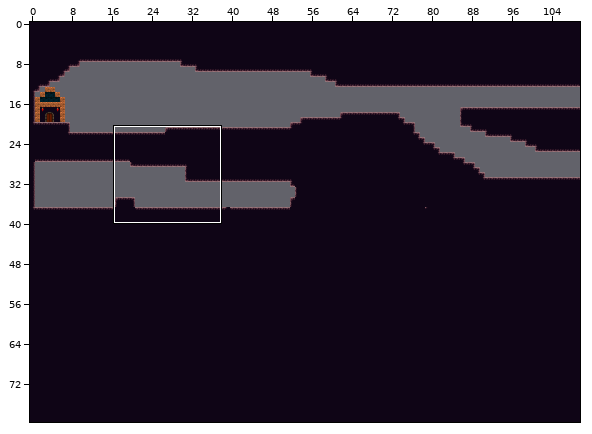
One commit to this Tiled map: MyChildhoodNightmare/resources/firstTileset.tmx. The first picture is a wide view before the edit; the outline marks the close-up.
Close-up. First the earlier version:
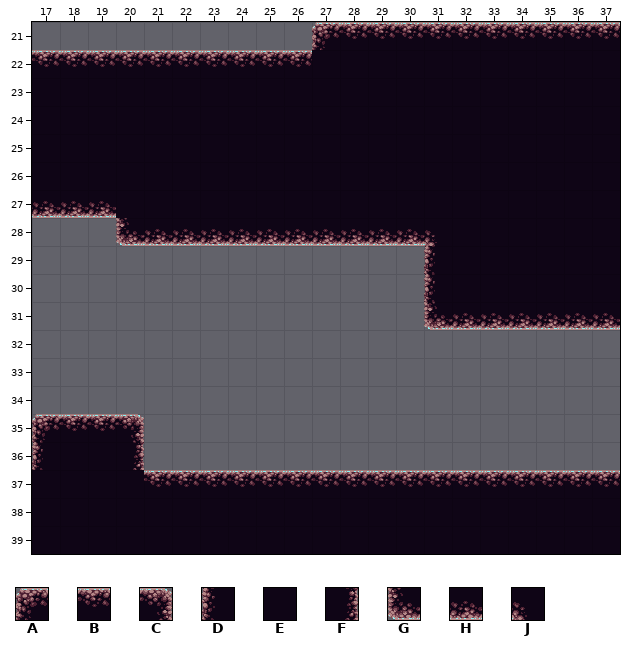
Cells are 32x32 px. Shown: x 17..37, y 21..39. The commit also changed other parts of the map, which this record leaves out.
Key: from "tiles": A 0, B 1, C 2, D 10, E 11, F 12, G 20, H 21, J 82.
_ is an empty cell.
Layers that did not change in this view are not listed.
Layer "ground" before, first column x 17:
21 __________ABBBBBBBBBB
22 BBBBBBBBBBEEEEEEEEEEE
23 EEEEEEEEEEEEEEEEEEEEE
24 EEEEEEEEEEEEEEEEEEEEE
25 EEEEEEEEEEEEEEEEEEEEE
26 EEEEEEEEEEEEEEEEEEEEE
27 HHHEEEEEEEEEEEEEEEEEE
28 ___GHHHHHHHHHHJEEEEEE
29 ______________DEEEEEE
30 ______________DEEEEEE
31 ______________GHHHHHH
32 _____________________
33 _____________________
34 _____________________
35 ABBC_________________
36 DEEF_________________
37 EEEEBBBBBBBBBBBBBBBBB
38 EEEEEEEEEEEEEEEEEEEEE
39 EEEEEEEEEEEEEEEEEEEEE
After the commit:
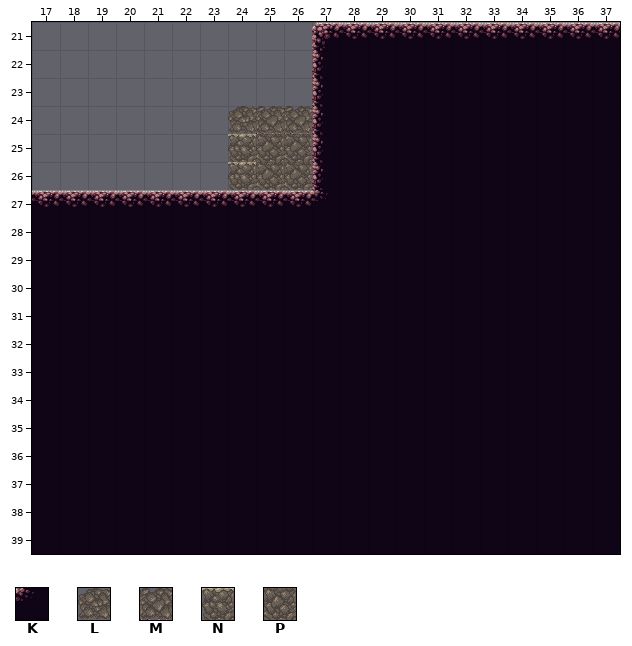
Further tiles: from "tiles": K 7, L 32, M 34, N 50, P 61.
Changes in this commit:
Changed rows in their new state; . is an unchanged cell.
Layer "ground":
first column x 17:
22 __________D..........
23 __________D..........
24 _______LMMD..........
25 _______NPPD..........
26 _______NPPD..........
27 BBBBBBBBBBK..........
28 EEEEEEEEEEEEEEE......
29 EEEEEEEEEEEEEEE......
30 EEEEEEEEEEEEEEE......
31 EEEEEEEEEEEEEEEEEEEEE
32 EEEEEEEEEEEEEEEEEEEEE
33 EEEEEEEEEEEEEEEEEEEEE
34 EEEEEEEEEEEEEEEEEEEEE
35 EEEEEEEEEEEEEEEEEEEEE
36 E..EEEEEEEEEEEEEEEEEE
37 ....EEEEEEEEEEEEEEEEE
